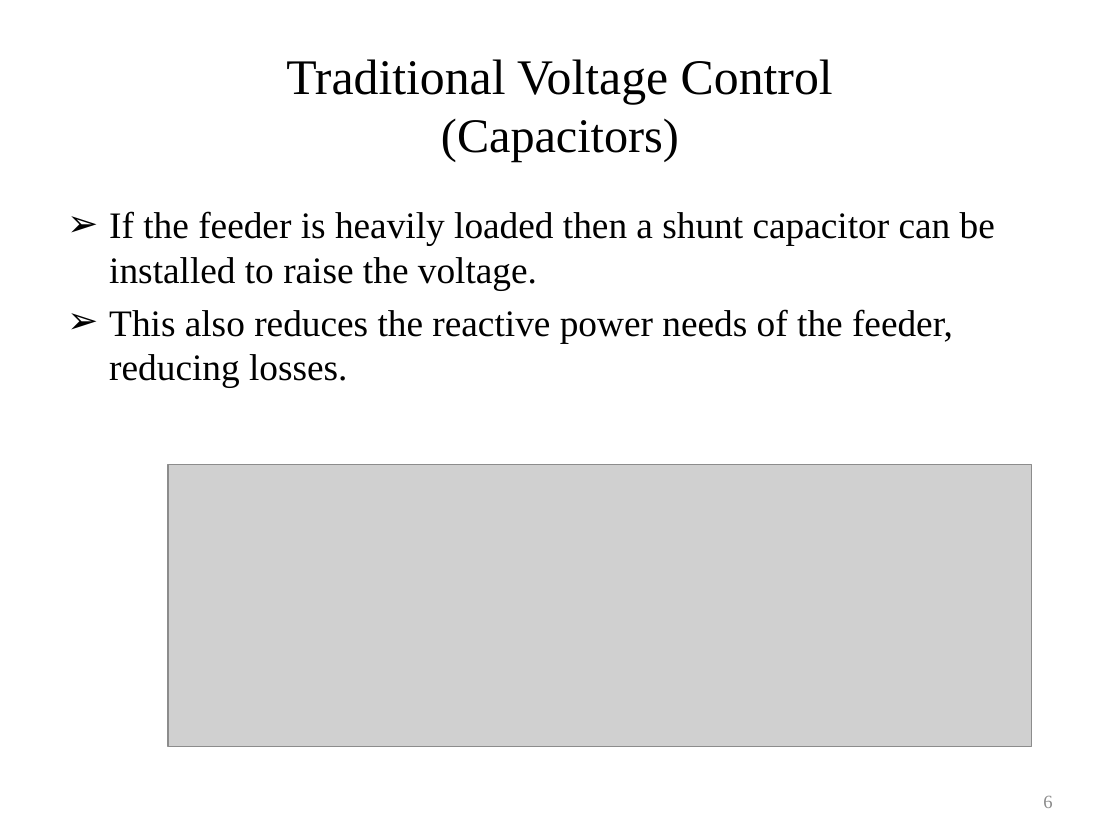
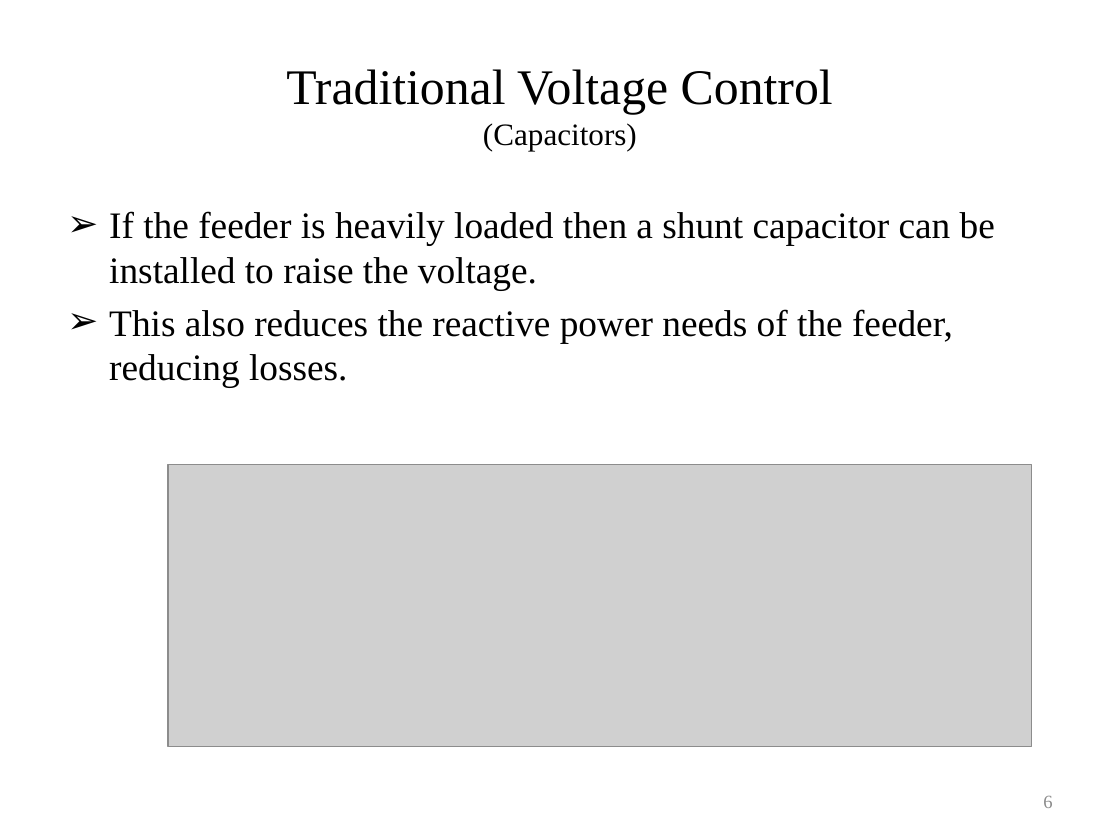
Before and after one commit to gridlab-d/course, a slide deck: slide 6 of University of Washington Class/Module 6 - Volt-VAR Optimization.pptx. Drawn at 1120x840 pixels with LibreOffice and Linux fonts; fonts in the diff are those of the drawing; grey boxes stand for pictures. Boxes give left, top, right and bottom in pixels: in the first picture for what was removed or moved away, otherwise in the second. Text is boxed around its words. In the diff, an @@ line names an element or a change of style, - is before the commit and + after.

```diff
--- a/University of Washington Class/Module 6 - Volt-VAR Optimization.pptx
+++ b/University of Washington Class/Module 6 - Volt-VAR Optimization.pptx
@@ title "Traditional Voltage Control (Capacitors)" at [286, 69, 833, 151]: size 31 to 20 pt in "(Capacitors)" @@
```
Also in this commit, not shown: 9 other slides changed.
